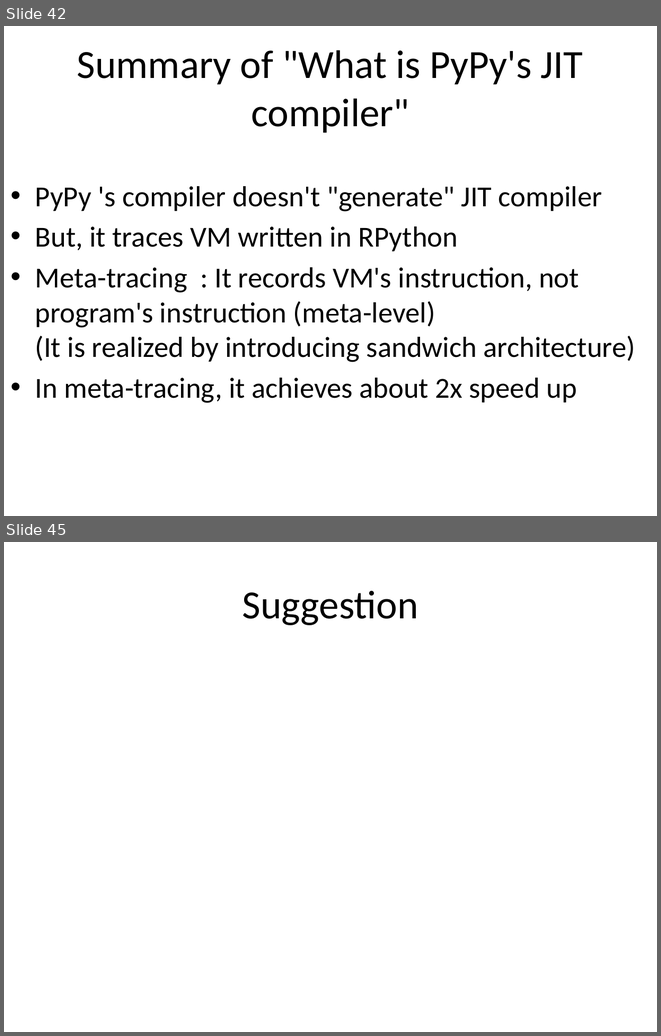
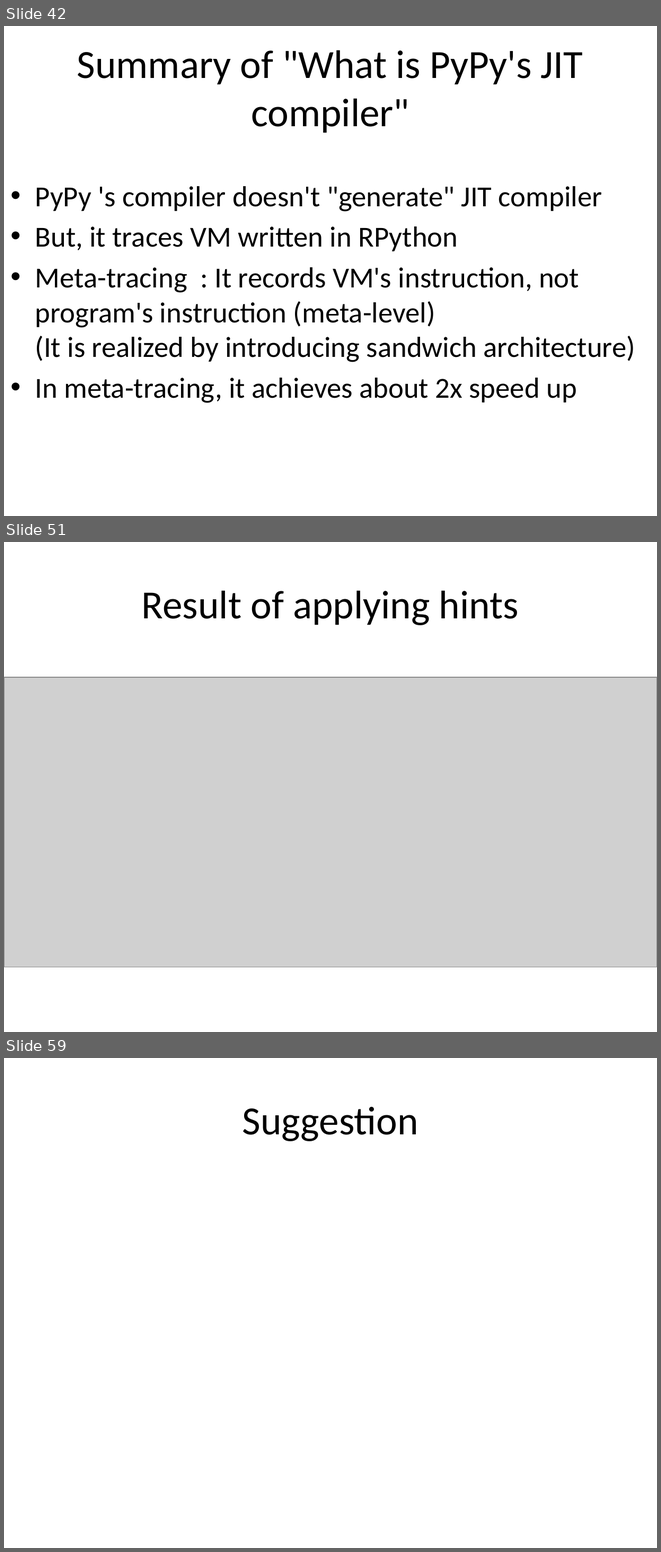
Before and after one commit to ryotaro/pyconjp2012slide, a slide deck: master/Fundamental Technologies Used in PyPy JIT Compiler.pptx. Shown one above the other, each under a label of ours: slides 42 and 45 before the commit, slides 42, 51 and 59 after it; the slides between them are not shown. The pictures are 661x1036 and 661x1552 pixels, drawn with LibreOffice and Linux fonts; fonts in the diff are those of the drawing; grey boxes stand for pictures. Boxes give left, top, right and bottom in pixels: in the first picture for what was removed or moved away, otherwise in the second. Text is boxed around its words. In the diff, an @@ line names an element or a change of style, - is before the commit and + after.

```diff
--- a/master/Fundamental Technologies Used in PyPy JIT Compiler.pptx
+++ b/master/Fundamental Technologies Used in PyPy JIT Compiler.pptx
@@ slide 51 added at <box>4,542,657,1032</box>, background #FFFFFF @@
@@ title added at <box>142,590,519,625</box>, 44 pt, text #000000 @@
+Result of applying hints
@@ picture added at <box>5,677,657,967</box> @@
@@ what was slide 45 is now slide 59 @@
```
Also in this commit, not shown: 15 other slides added, 2 slides removed.
